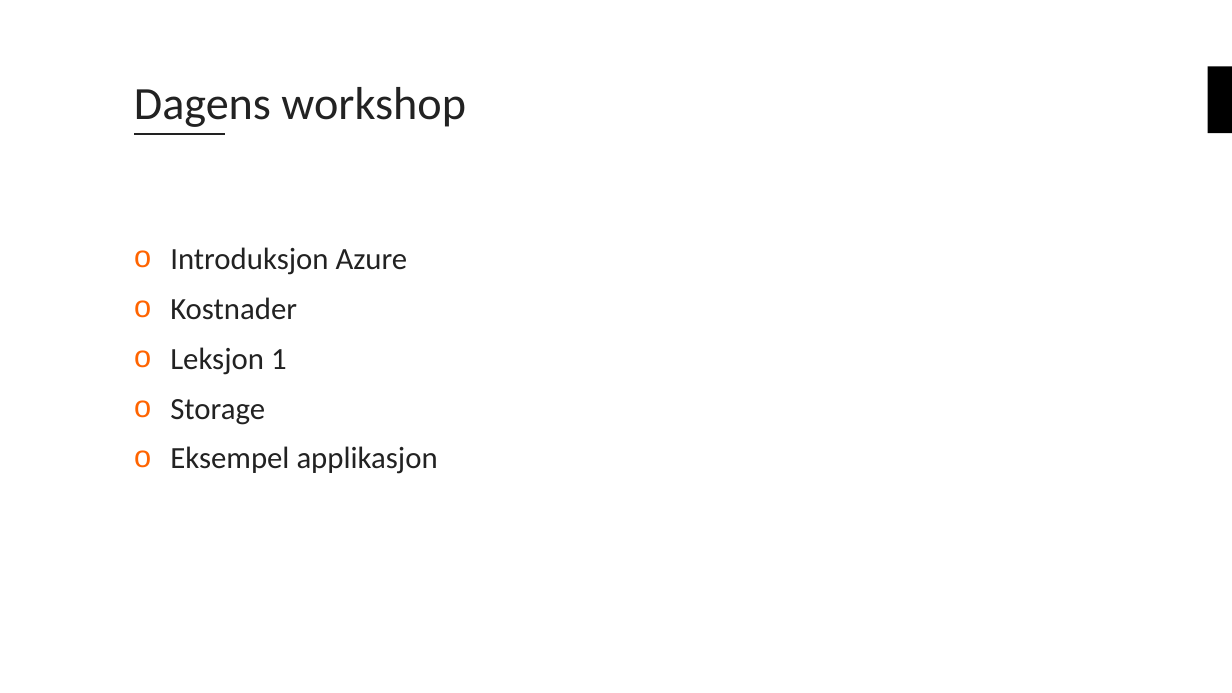
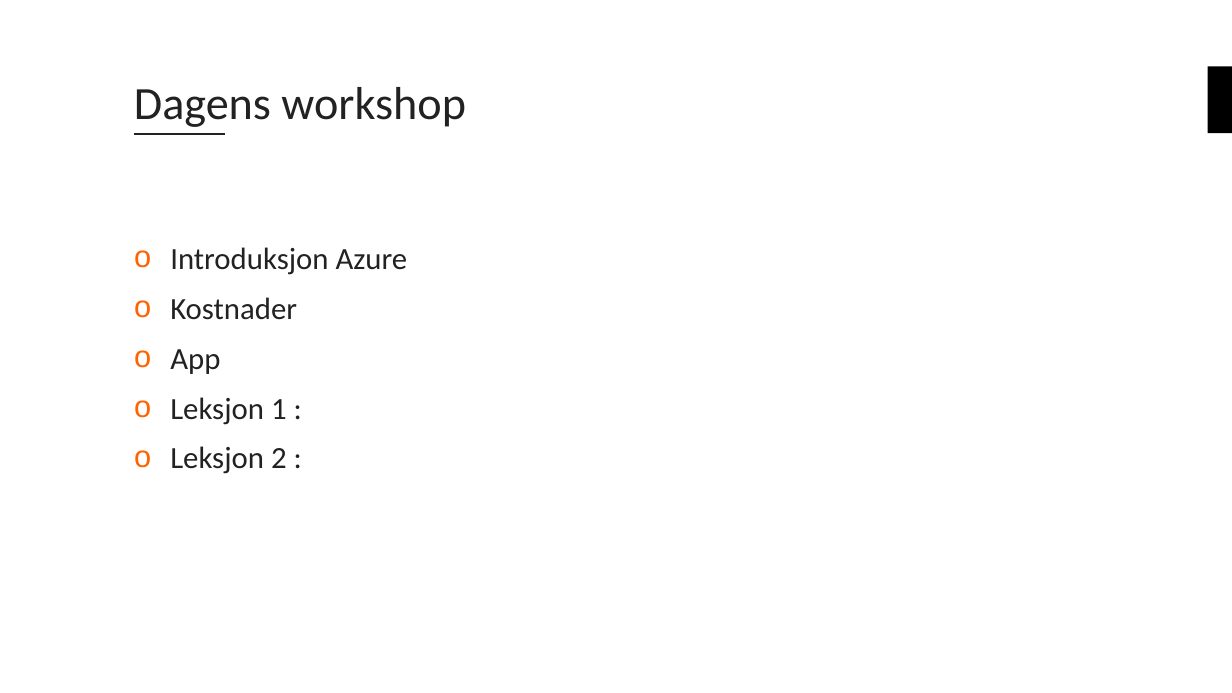
Before and after one commit to bouvet/azure-workshops, a slide deck: slide 4 of Workshop_1/Presentation/Azureskolen-Workshop#1.pptx. Drawn at 1232x693 pixels with LibreOffice and Linux fonts; fonts in the diff are those of the drawing; background and template pictures are left out. Boxes give left, top, right and bottom in pixels: in the first picture for what was removed or moved away, otherwise in the second. Text is boxed around its words. In the diff, an @@ line names an element or a change of style, - is before the commit and + after.

```diff
--- a/Workshop_1/Presentation/Azureskolen-Workshop#1.pptx
+++ b/Workshop_1/Presentation/Azureskolen-Workshop#1.pptx
@@ text at [170, 349, 287, 474]: text changed @@
-o Leksjon 1
-o Storage
-o Eksempel applikasjon
+o App
+o Leksjon 1 :
+o Leksjon 2 :
```
Also in this commit, not shown: 3 other slides changed, 2 slides added, 1 slide removed.
